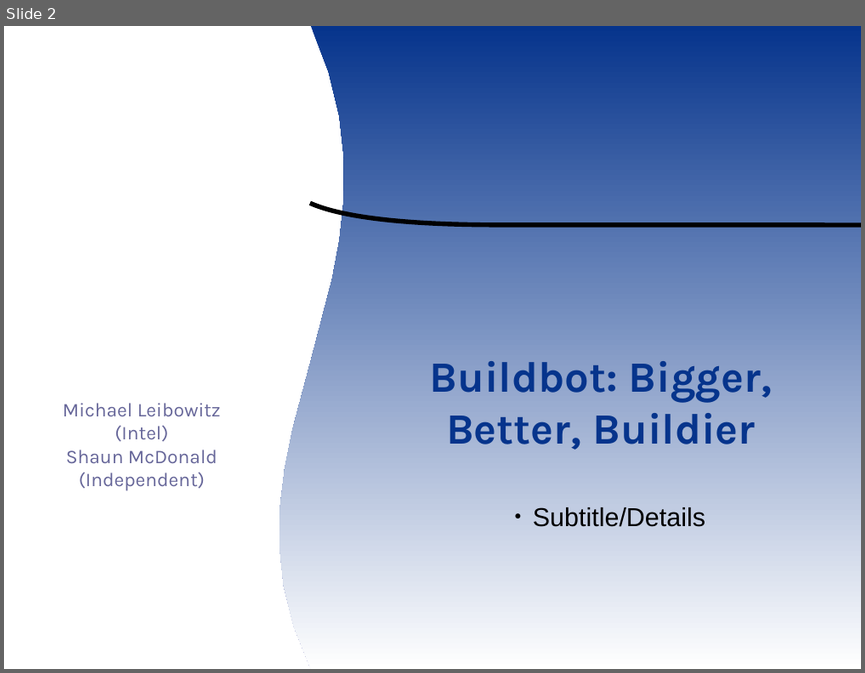
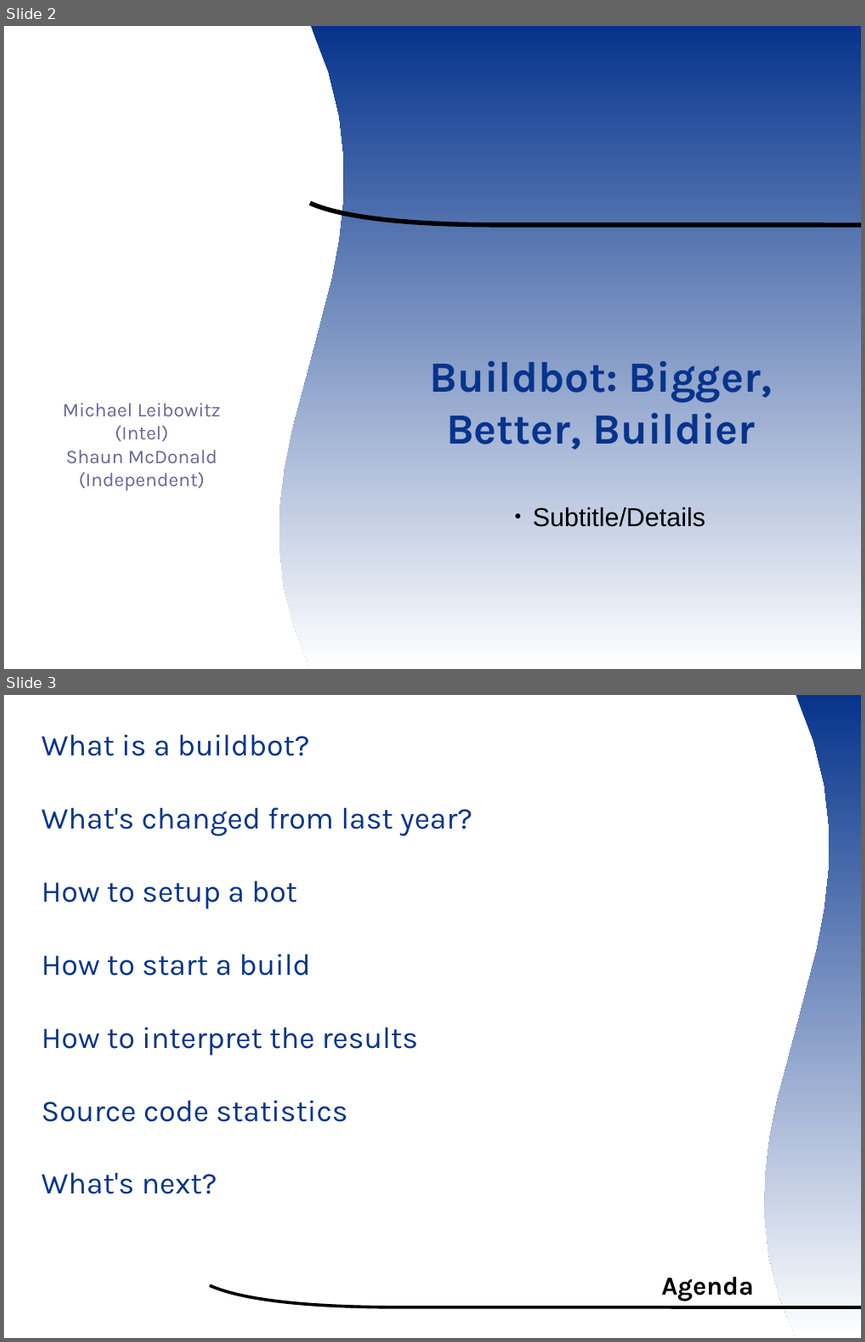
Before and after one commit to smsm1/ootermite, a slide deck: wiki/ooocon2007presentation.odp. Shown one above the other, each under a label of ours: slide 2 before the commit, slides 2 and 3 after it. The pictures are 865x673 and 865x1342 pixels, drawn with LibreOffice and Linux fonts; fonts in the diff are those of the drawing; background and template pictures are left out. Boxes give left, top, right and bottom in pixels: in the first picture for what was removed or moved away, otherwise in the second. Text is boxed around its words. In the diff, an @@ line names an element or a change of style, - is before the commit and + after.

```diff
--- a/wiki/ooocon2007presentation.odp
+++ b/wiki/ooocon2007presentation.odp
@@ slide 3 added at <box>4,695,861,1338</box>, background #FFFFFF @@
@@ freeform shape added at <box>765,695,861,1338</box>, fill gradient #06348C to #FFFFFF @@
@@ text added at <box>41,734,472,1194</box>, 28 pt, text #06348C @@
+  What is a buildbot?
+  What's changed from last year?
+  How to setup a bot
+  How to start a build
+  How to interpret the results
+  Source code statistics
+  What's next?
@@ title added at <box>661,1276,753,1301</box>, 24 pt, text #000000, bold @@
+Agenda
@@ freeform shape added at <box>210,1285,861,1307</box>, outline #000000 2.83 pt @@
```
Also in this commit, not shown: 2 slides changed, 8 other slides added, 10 slides removed.
